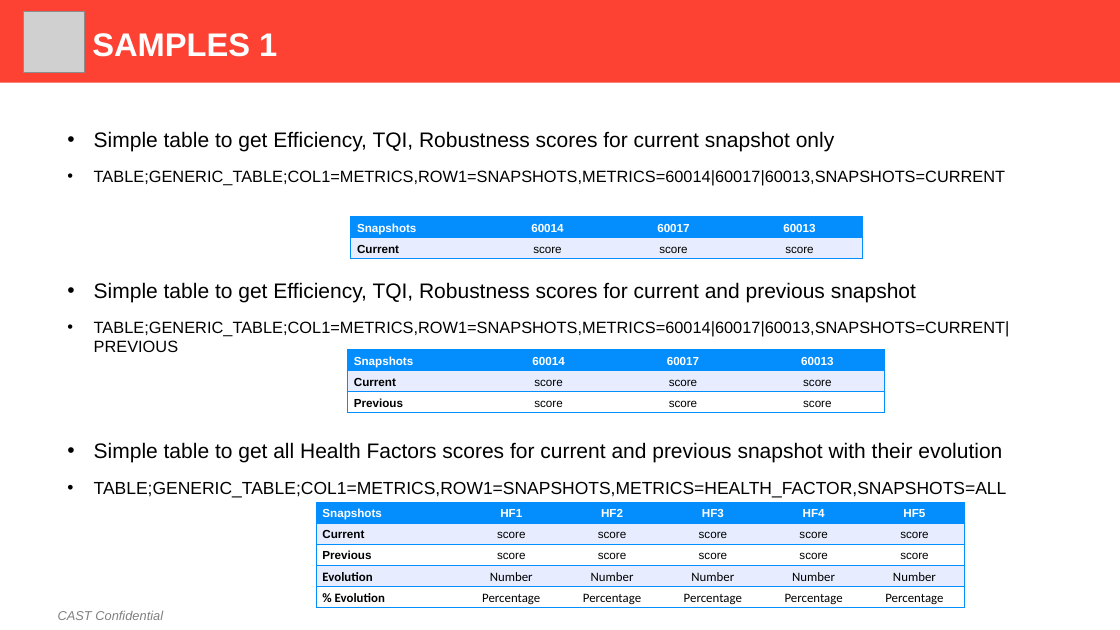
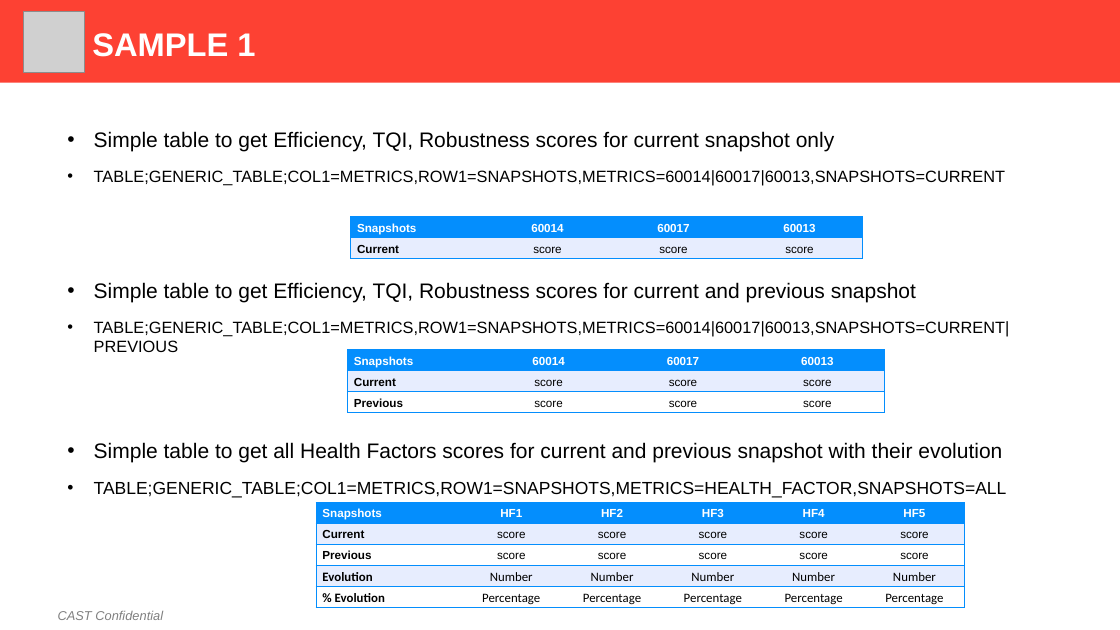
Before and after one commit to CAST-projects/ReportGenerator, a slide deck: slide 4 of CastReporting.Reporting/TemplatesFiles/Generic Table Definition.pptx. Drawn at 1120x630 pixels with LibreOffice and Linux fonts; fonts in the diff are those of the drawing; grey boxes stand for pictures; background and template pictures are left out. Boxes give left, top, right and bottom in pixels: in the first picture for what was removed or moved away, otherwise in the second. Text is boxed around its words. In the diff, an @@ line names an element or a change of style, - is before the commit and + after.

Commit message:
REPORTGEN-271 : fix typo in sample

```diff
--- a/CastReporting.Reporting/TemplatesFiles/Generic Table Definition.pptx
+++ b/CastReporting.Reporting/TemplatesFiles/Generic Table Definition.pptx
@@ title at [92, 33, 255, 57]: text changed @@
-SAMPLES 1
+SAMPLE 1
```
